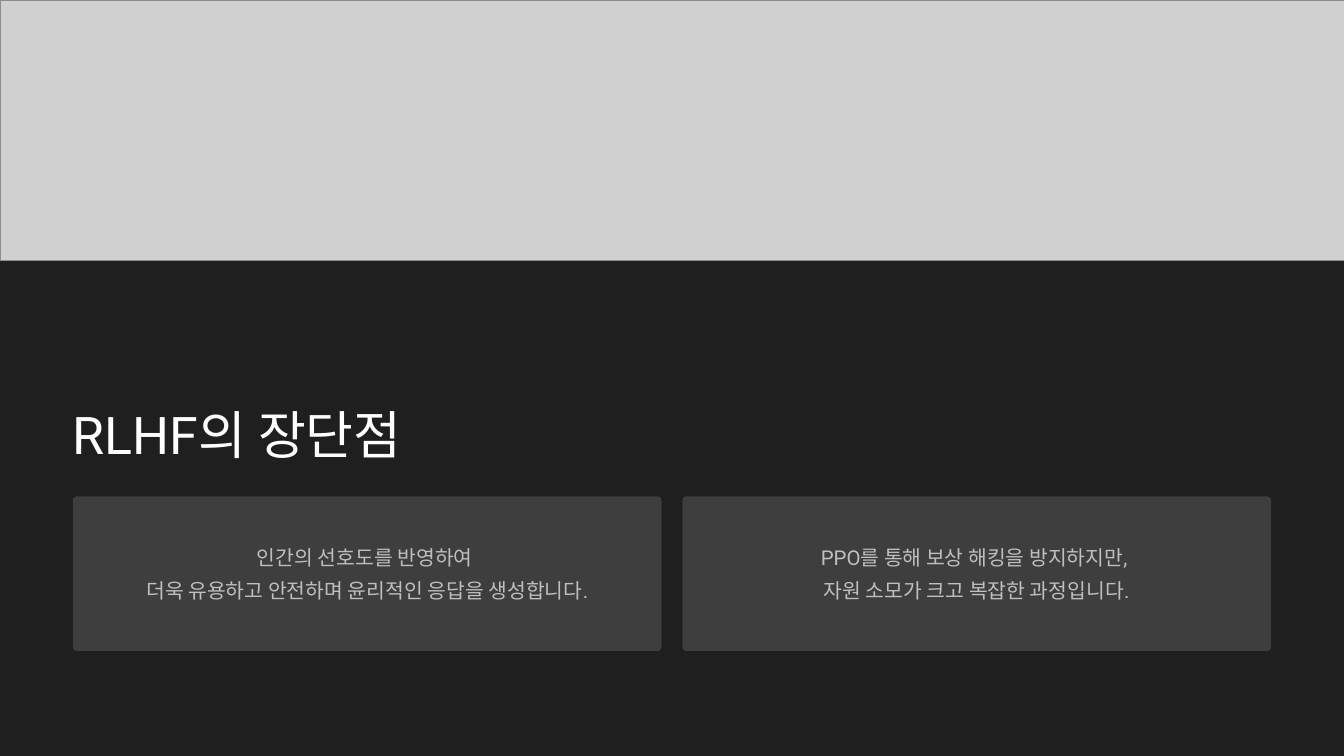
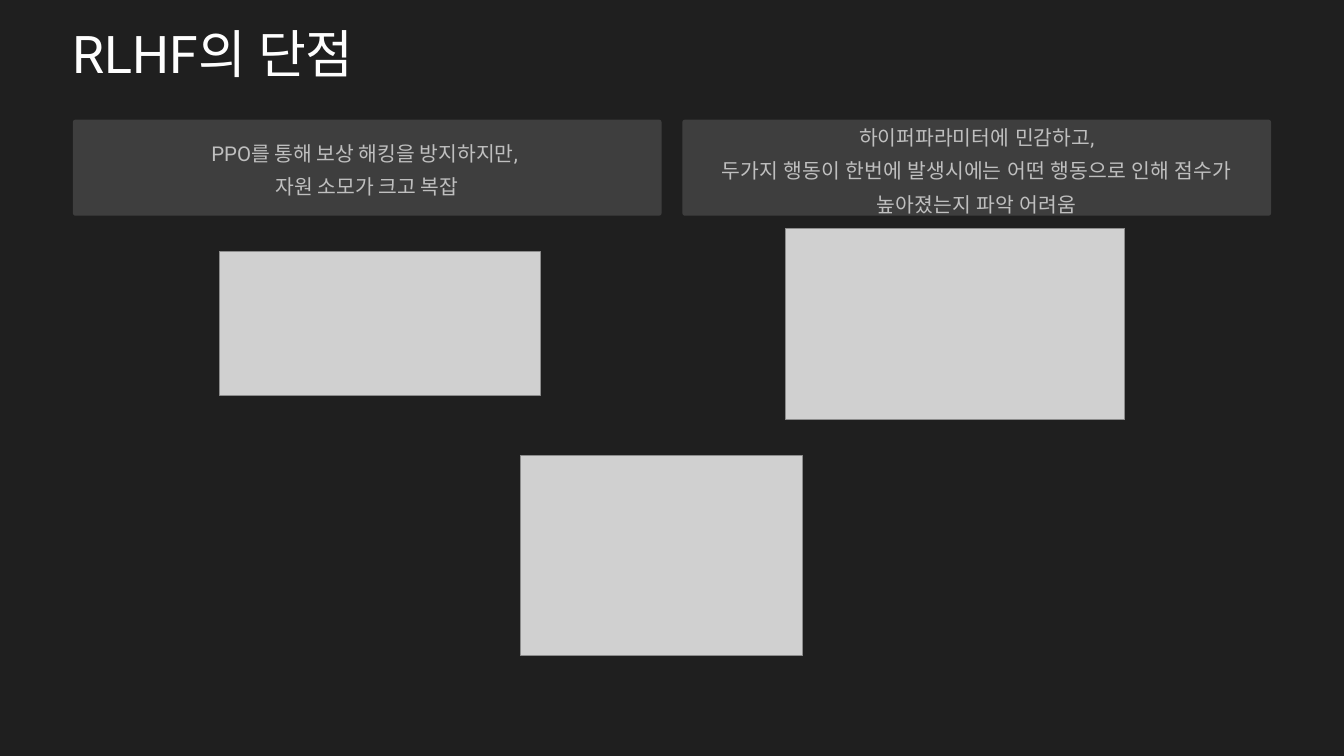
Before and after one commit to restful3/ds4th_study, a slide deck: slide 13 of source/LLM을_활용한_실전_AI_애플리케이션_개발/CH4_말잘듣는LLM_작성중.pptx. Drawn at 1344x756 pixels with LibreOffice and Linux fonts; fonts in the diff are those of the drawing; grey boxes stand for pictures. Boxes give left, top, right and bottom in pixels: in the first picture for what was removed or moved away, otherwise in the second. Text is boxed around its words. In the diff, an @@ line names an element or a change of style, - is before the commit and + after.

```diff
--- a/source/LLM을_활용한_실전_AI_애플리케이션_개발/CH4_말잘듣는LLM_작성중.pptx
+++ b/source/LLM을_활용한_실전_AI_애플리케이션_개발/CH4_말잘듣는LLM_작성중.pptx
@@ picture removed at (0,0,1344,260) @@
@@ text at (73,30,354,77): text changed @@
-RLHF의 장단점
+RLHF의 단점
@@ rounded rectangle: place and size @@
-rounded rectangle at (73,496,662,651)
+rounded rectangle at (73,119,662,215)
@@ rounded rectangle: place and size @@
-rounded rectangle at (682,496,1271,651)
+rounded rectangle at (682,119,1271,215)
@@ text "PPO를 통해 보상 해킹을 방지하지만,": place and size @@
-text "PPO를 통해 보상 해킹을 방지하지만," at (821,548,1130,600)
+text "PPO를 통해 보상 해킹을 방지하지만," at (211,144,518,196)
@@ text added at (722,128,1231,214), 17.5 pt, text #BFBFBF @@
+하이퍼파라미터에 민감하고,
+두가지 행동이 한번에 발생시에는 어떤 행동으로 인해 점수가
+높아졌는지 파악 어려움
@@ text at (276,177,459,196): text changed @@
-자원 소모가 크고 복잡한 과정입니다.
+자원 소모가 크고 복잡
@@ picture added at (785,228,1125,420) @@
@@ picture added at (219,251,540,395) @@
@@ picture added at (521,455,802,656) @@
@@ text removed at (146,548,588,600) @@
-인간의 선호도를 반영하여
-더욱 유용하고 안전하며 윤리적인 응답을 생성합니다.
```
Also in this commit, not shown: 3 other slides changed.
